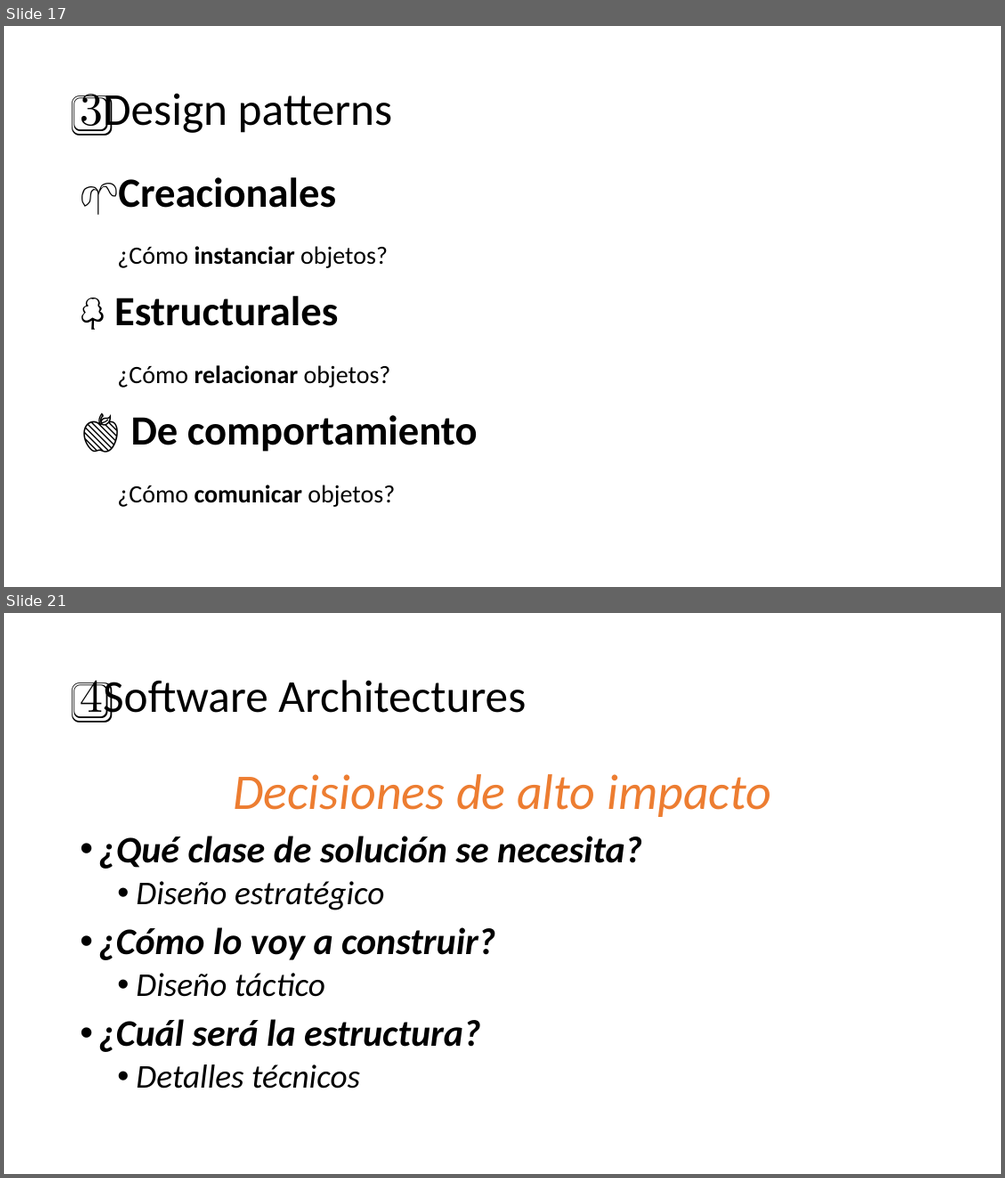
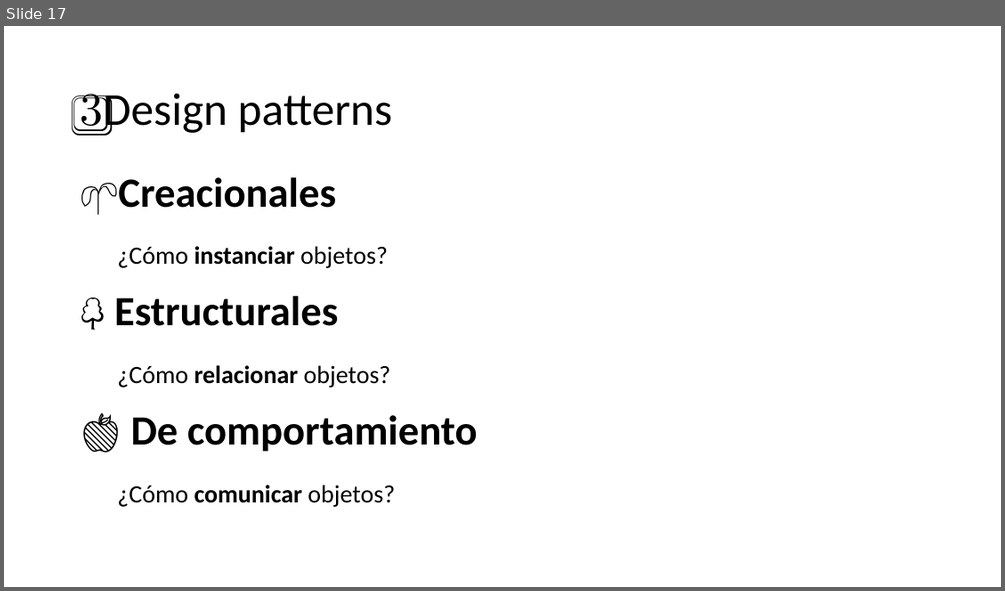
Before and after one commit to AlbertoBasalo/principles-and-patterns, a slide deck: docs/principles-and-practices.pptx. Shown one above the other, each under a label of ours: slides 17 and 21 before the commit, slide 17 after it; the slides between them are not shown. The pictures are 1005x1178 and 1005x591 pixels, drawn with LibreOffice and Linux fonts; fonts in the diff are those of the drawing. Boxes give left, top, right and bottom in pixels: in the first picture for what was removed or moved away, otherwise in the second. Text is boxed around its words. In the diff, an @@ line names an element or a change of style, - is before the commit and + after.

```diff
--- a/docs/principles-and-practices.pptx
+++ b/docs/principles-and-practices.pptx
@@ slide 21 removed at bbox=[4, 613, 1001, 1174], background #FFFFFF @@
@@ title removed at bbox=[80, 680, 526, 722] @@
-4️⃣Software Architectures
@@ text removed at bbox=[98, 774, 771, 1088] @@
-Decisiones de alto impacto
-• ¿Qué clase de solución se necesita?
-  • Diseño estratégico
-• ¿Cómo lo voy a construir?
-  • Diseño táctico
-• ¿Cuál será la estructura?
-  • Detalles técnicos
```
Also in this commit, not shown: 4 slides changed, 4 other slides removed, 12 other files.
